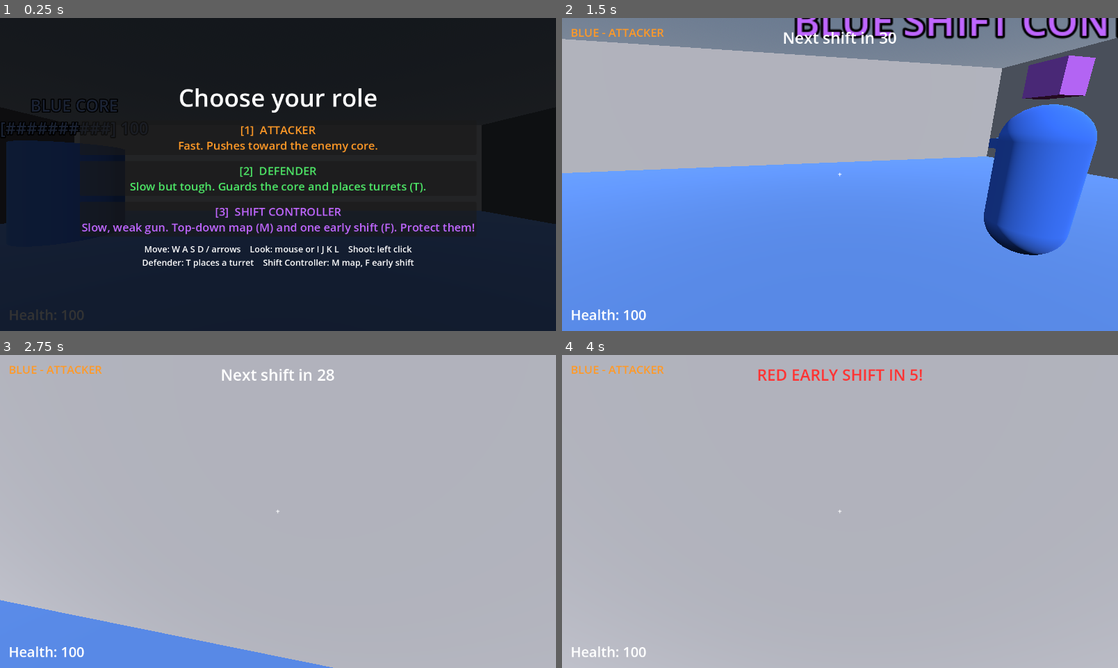
Above: before the commit, frames 1-4 (two rows, left to right).
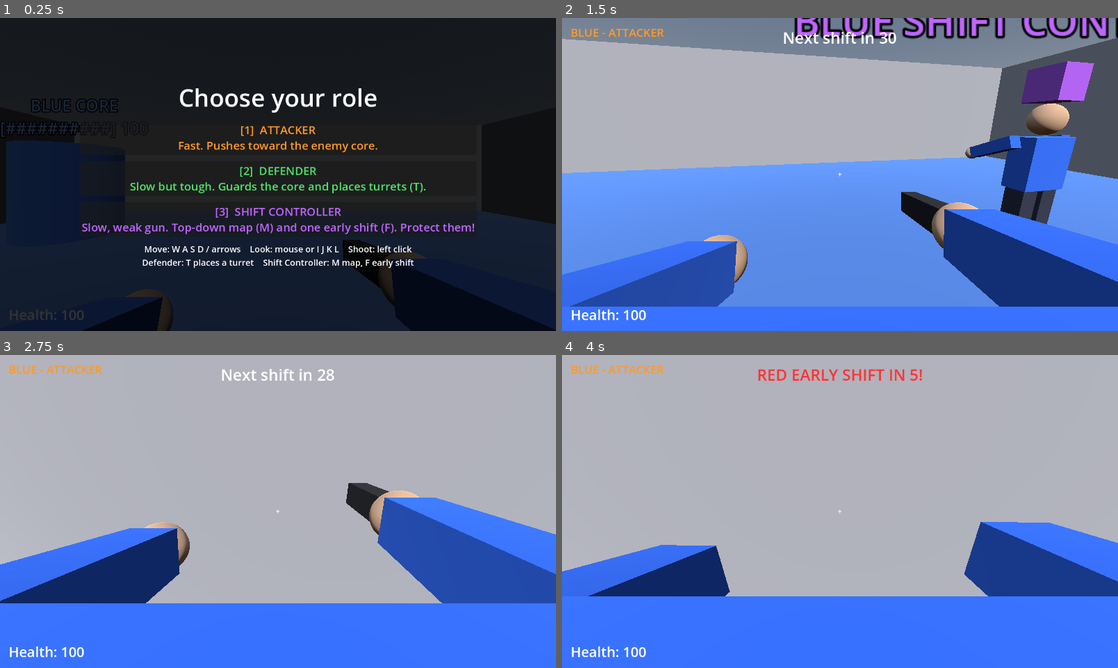
Above: after the commit, the same moments.

Repository: koushikgg/Shifting_arena
Game: Godot game, scene res://scenes/main.tscn
Two runs of this game, one before a commit and one after it. Both use one fixed random seed, a clock stepped at 60 frames per second and the inputs below.
Inputs (mouse positions are in pixels of both pictures, inside the frame that each line leads up to):
- Up to frame 1 (0.25 s): no input
- Up to frame 2 (1.5 s): click "[1] ATTACKER Fast. Pushes tow…" at 0.5 s; tap Enter at 1.25 s; move the mouse to (867, 174) at 1.27 s; hold W (move_forward) from 1.28 s (still down); tap F (early_shift) at 1.35 s
- Up to frame 3 (2.75 s): keep holding W (move_forward); tap Space (jump) at 1.52, 2.27 s; move the mouse to (250, 511) at 2.02 s; tap K (look_down) at 2.1 s
- Up to frame 4 (4 s): keep holding W (move_forward); move the mouse to (851, 505) at 2.77 s; tap J (look_left) at 2.85 s; tap Space (jump) at 3.5, 3.77 s; move the mouse to (834, 517) at 3.52 s; tap L (look_right) at 3.6 s

The runs differ from the first frame. In frame 1, 2.0% of the frame differs, in the area x 14-82%, y 70-100%; in frame 2, 27%; in frame 3, 36%, in the area x 0-100%, y 40-100%; in frame 4, 33%.

Commit message:
Refactor bot and player body representation to use a human-shaped model instead of a capsule. Update player script to include first-person view and enhance body visuals with team colors. Adjust hat positioning for consistency.

Diff:
--- a/scripts/bot.gd
+++ b/scripts/bot.gd
@@ -221,8 +221,8 @@
 	rotation.y = lerp_angle(rotation.y, wanted, 8.0 * delta)
 
 
-# Builds the bot's body: a coloured capsule, a "gun" so you can see where it faces,
-# a role-coloured hat, a text label, and the solid shape.
+# Builds the bot's body: a human-shaped model, a role-coloured hat, a text label,
+# and the solid shape.
 func _build_body() -> void:
 	var shape := CollisionShape3D.new()
 	var capsule := CapsuleShape3D.new()
@@ -235,31 +235,17 @@
 	body_visual = Node3D.new()   # fighter.gd hides this when we are defeated
 	add_child(body_visual)
 
-	var mat := StandardMaterial3D.new()
-	mat.albedo_color = Team.color_of(team)
-
-	var body := MeshInstance3D.new()
-	var body_mesh := CapsuleMesh.new()
-	body_mesh.radius = 0.4
-	body_mesh.height = 1.8
-	body.mesh = body_mesh
-	body.position = Vector3(0, 0.9, 0)
-	body.material_override = mat
-	body_visual.add_child(body)
-
-	var gun := MeshInstance3D.new()
-	var gun_mesh := BoxMesh.new()
-	gun_mesh.size = Vector3(0.15, 0.15, 0.7)
-	gun.mesh = gun_mesh
-	gun.position = Vector3(0.3, 1.3, -0.5)
-	gun.material_override = mat
-	body_visual.add_child(gun)
+	# A human-shaped model (see humanoid.gd) in our team's colour.
+	var person := Humanoid.new()
+	person.shirt_color = Team.color_of(team)
+	person.mover = self
+	body_visual.add_child(person)
 
 	hat = MeshInstance3D.new()
 	var hat_mesh := BoxMesh.new()
 	hat_mesh.size = Vector3(0.35, 0.35, 0.35)
 	hat.mesh = hat_mesh
-	hat.position = Vector3(0, 2.05, 0)
+	hat.position = Vector3(0, 2.0, 0)
 	hat.material_override = StandardMaterial3D.new()
 	body_visual.add_child(hat)
 
--- /dev/null
+++ b/scripts/humanoid.gd
@@ -0,0 +1,115 @@
+class_name Humanoid
+extends Node3D
+# A simple human-shaped model built from boxes and balls: head, body, two arms with
+# hands, two legs, and a gun. It swings its legs when the character walks.
+# Bots and the player both use it, so every fighter looks like a person.
+#
+# The model is 1.8 metres tall, stands on the floor (feet at y = 0) and faces -Z.
+
+# Set these BEFORE adding the model to the scene.
+var shirt_color: Color = Color(0.5, 0.5, 0.5)   # the body and arms (we use the team colour)
+var mover: CharacterBody3D                       # whose walking speed drives the animation
+var first_person: bool = false                   # true = hide the head from the player's own camera
+
+const SKIN_COLOR := Color(0.9, 0.72, 0.58)
+const PANTS_COLOR := Color(0.2, 0.22, 0.3)
+const GUN_COLOR := Color(0.15, 0.15, 0.17)
+const HEAD_ONLY_LAYER := 16   # a visual layer the player's own camera does not draw
+
+var leg_left: Node3D
+var leg_right: Node3D
+var arm_left: Node3D
+var arm_right: Node3D
+var walk_phase: float = 0.0   # where we are in the walking cycle
+var swing: float = 0.0        # how much the legs swing right now (0 = standing still)
+
+
+func _ready() -> void:
+	# --- Torso ---
+	_add_box(self, Vector3(0, 1.15, 0), Vector3(0.55, 0.6, 0.28), shirt_color)
+
+	# --- Head (a ball) ---
+	var head := _add_ball(self, Vector3(0, 1.64, 0), 0.17, SKIN_COLOR)
+	if first_person:
+		head.layers = HEAD_ONLY_LAYER   # so it doesn't get in the way of our own view
+
+	# --- Legs: each hangs from a "hip" point, so rotating the hip swings the leg ---
+	leg_left = _make_leg(-0.14)
+	leg_right = _make_leg(0.14)
+
+	# --- Arms: each hangs from a "shoulder" point and holds the gun forward ---
+	arm_left = _make_arm(-0.37)
+	arm_right = _make_arm(0.37)
+	arm_left.rotation.x = deg_to_rad(70)    # raised forward, supporting the gun
+	arm_right.rotation.x = deg_to_rad(80)   # raised forward, holding the gun
+
+	# --- Gun (held in the right hand; the arm's -Y direction points forward) ---
+	var gun := _add_box(arm_right, Vector3(0, -0.8, 0.0), Vector3(0.08, 0.5, 0.1), GUN_COLOR)
+	gun.name = "Gun"
+
+
+func _process(delta: float) -> void:
+	if mover == null:
+		return
+	# How fast are we walking (sideways speed only, not falling)?
+	var speed := Vector2(mover.velocity.x, mover.velocity.z).length()
+	var wanted := clampf(speed / 4.0, 0.0, 1.0) * deg_to_rad(35)
+	swing = lerpf(swing, wanted, 10.0 * delta)   # ease in and out of walking
+	walk_phase += speed * delta * 1.8
+
+	# Legs swing opposite to each other.
+	leg_left.rotation.x = sin(walk_phase) * swing
+	leg_right.rotation.x = -sin(walk_phase) * swing
+	# The arms hold the gun, so they only bob a little.
+	var bob := cos(walk_phase * 2.0) * swing * 0.12
+	arm_left.rotation.x = deg_to_rad(70) + bob
+	arm_right.rotation.x = deg_to_rad(80) + bob
+
+
+# A leg: a hip point at 0.85 m high, with the leg and a foot hanging below it.
+func _make_leg(x: float) -> Node3D:
+	var hip := Node3D.new()
+	hip.position = Vector3(x, 0.85, 0)
+	add_child(hip)
+	_add_box(hip, Vector3(0, -0.4, 0), Vector3(0.2, 0.8, 0.22), PANTS_COLOR)
+	_add_box(hip, Vector3(0, -0.82, -0.05), Vector3(0.22, 0.12, 0.34), GUN_COLOR)   # boot
+	return hip
+
+
+# An arm: a shoulder point at 1.4 m high, with the arm and a hand hanging below it.
+func _make_arm(x: float) -> Node3D:
+	var shoulder := Node3D.new()
+	shoulder.position = Vector3(x, 1.4, 0)
+	add_child(shoulder)
+	_add_box(shoulder, Vector3(0, -0.27, 0), Vector3(0.14, 0.54, 0.14), shirt_color)
+	_add_ball(shoulder, Vector3(0, -0.58, 0), 0.08, SKIN_COLOR)   # the hand
+	return shoulder
+
+
+func _add_box(parent: Node3D, pos: Vector3, size: Vector3, color: Color) -> MeshInstance3D:
+	var mesh := MeshInstance3D.new()
+	var box := BoxMesh.new()
+	box.size = size
+	mesh.mesh = box
+	mesh.position = pos
+	mesh.material_override = _material(color)
+	parent.add_child(mesh)
+	return mesh
+
+
+func _add_ball(parent: Node3D, pos: Vector3, radius: float, color: Color) -> MeshInstance3D:
+	var mesh := MeshInstance3D.new()
+	var ball := SphereMesh.new()
+	ball.radius = radius
+	ball.height = radius * 2.0
+	mesh.mesh = ball
+	mesh.position = pos
+	mesh.material_override = _material(color)
+	parent.add_child(mesh)
+	return mesh
+
+
+func _material(color: Color) -> StandardMaterial3D:
+	var mat := StandardMaterial3D.new()
+	mat.albedo_color = color
+	return mat
--- a/scripts/player.gd
+++ b/scripts/player.gd
@@ -33,7 +33,15 @@
 	super._ready()   # run the setup from fighter.gd first
 	# Hide the mouse cursor and lock it to the window so we can look around.
 	Input.mouse_mode = Input.MOUSE_MODE_CAPTURED
-	camera.cull_mask = 1   # our own camera does not show the map markers
+	camera.cull_mask = 1   # our own camera does not show the map markers (or our own head)
+	# Give ourselves a human body: when you look down you see your arms, gun and legs.
+	body_visual = Node3D.new()
+	add_child(body_visual)
+	var person := Humanoid.new()
+	person.shirt_color = Team.color_of(team)
+	person.mover = self
+	person.first_person = true
+	body_visual.add_child(person)
 	_build_hud()
 	health_changed.connect(_update_hud)
 	role_changed.connect(_update_hud)
Not shown, added: scripts/humanoid.gd.uid
